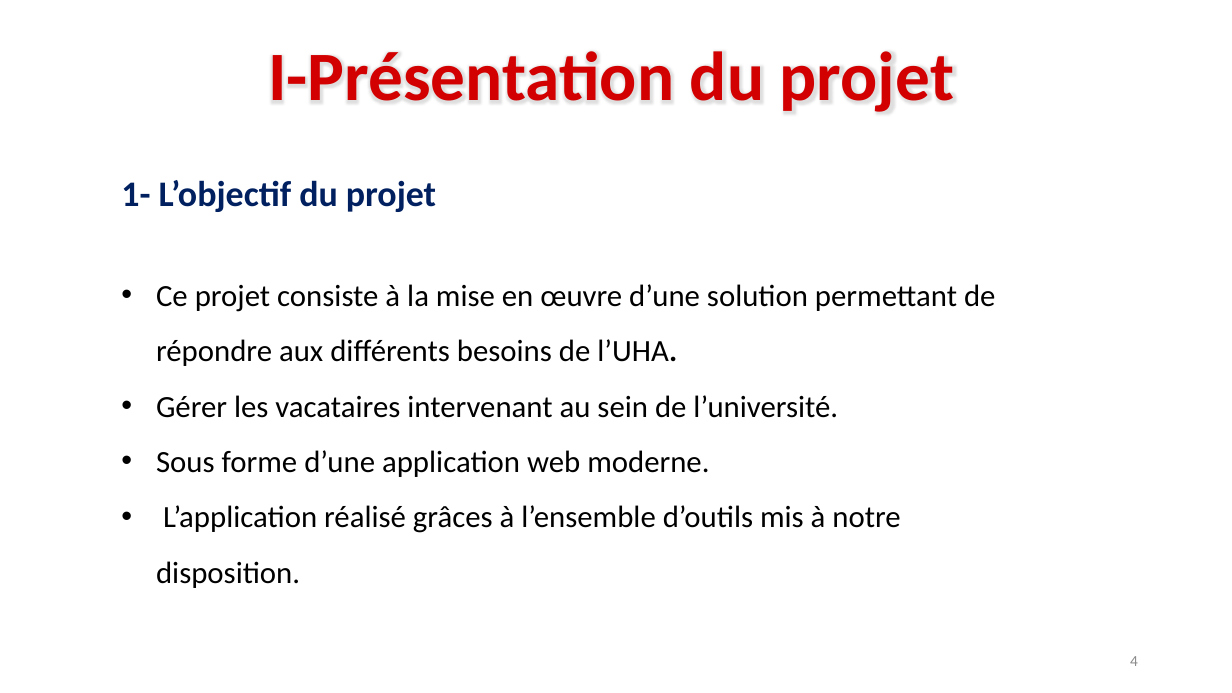
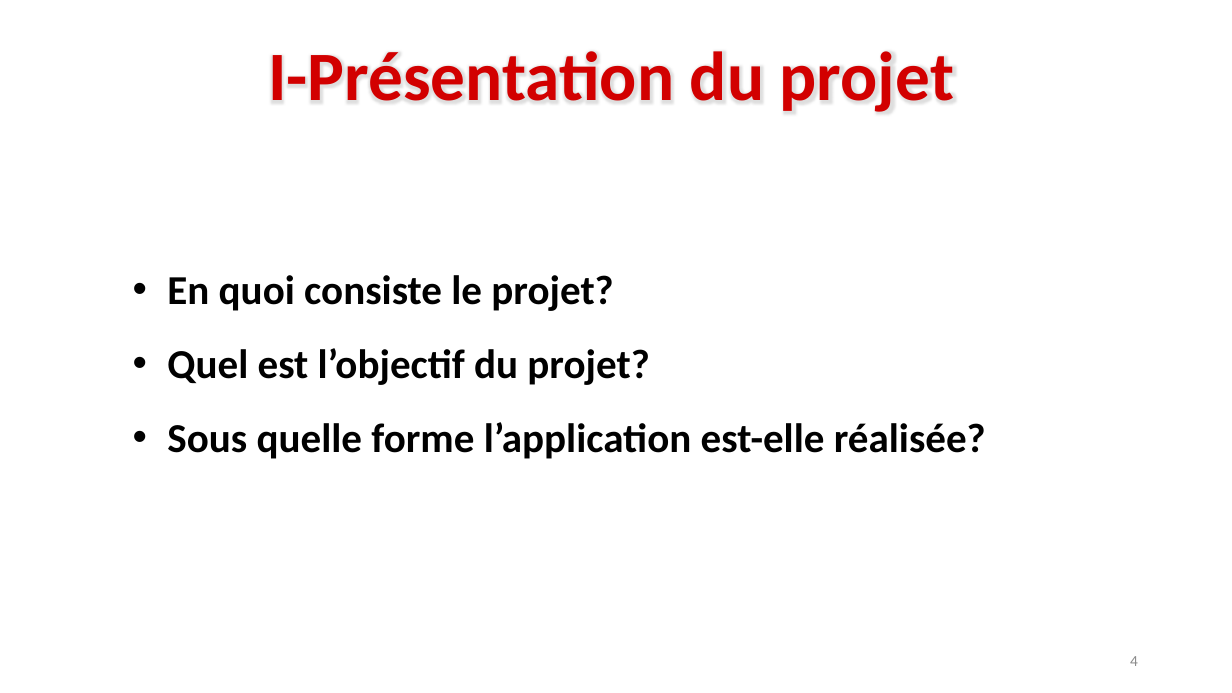
Before and after one commit to timolahlou/Gestion-des-vacataires, a slide deck: slide 4 of presentation archi .pptx. Drawn at 1232x693 pixels with LibreOffice and Linux fonts; fonts in the diff are those of the drawing; background and template pictures are left out. Boxes give left, top, right and bottom in pixels: in the first picture for what was removed or moved away, otherwise in the second. Text is boxed around its words. In the diff, an @@ line names an element or a change of style, - is before the commit and + after.

```diff
--- a/presentation archi .pptx
+++ b/presentation archi .pptx
@@ text removed at <box>121,180,436,212</box> @@
-1- L’objectif du projet
@@ text at <box>167,275,986,459</box>: text changed; size 24 to 32 pt; bold on @@
-• Ce projet consiste à la mise en œuvre d’une solution permettant de répondre aux différents besoins de l’UHA.
-• Gérer les vacataires intervenant au sein de l’université.
-• Sous forme d’une application web moderne.
-• L’application réalisé grâces à l’ensemble d’outils mis à notre disposition.
+• En quoi consiste le projet?
+• Quel est l’objectif du projet?
+• Sous quelle forme l’application est-elle réalisée?
```
Also in this commit, not shown: 2 other slides changed, 1 other file.
